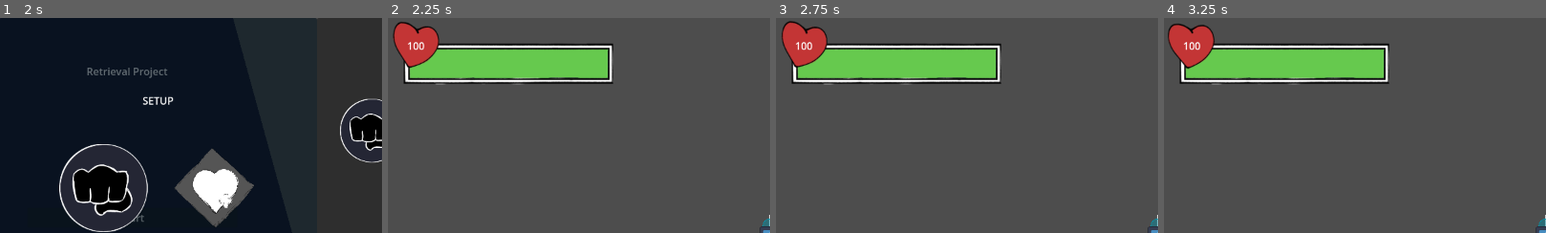
Above: before the commit, frames 1-4 (left to right).
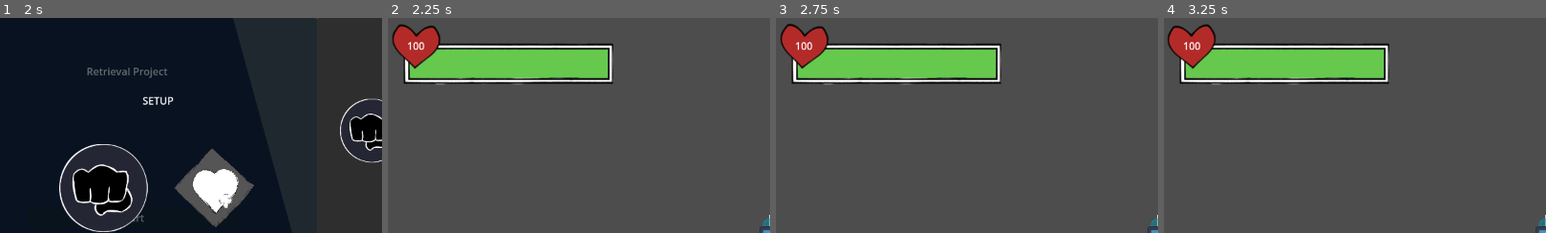
Above: after the commit, the same moments.

Repository: Normai11/gracearena
Game: Godot game, scene res://Scenes/Menus/Main/MainMenu.tscn
Same seed, same stepped clock (60 frames per second), same inputs: the game is played once before the commit and once after it. The engine's default icon, where the game draws it, is replaced by a stand-in: a white triangle on a blue panel in a dark square.
Inputs (mouse positions are % of the whole screen's width and height, from its top left):
- Up to frame 1 (2 s): click "Start" at 0.5 s; click "Start" at 1.25 s
- Up to frame 2 (2.25 s): click "BEGIN" at 2 s
- Up to frame 3 (2.75 s): no input
- Up to frame 4 (3.25 s): click (94, 85) at 2.75 s
The pictures show only the part of the screen within x 0-50%, y 0-50%; the shares and areas given below are measured in that part.

Frame 1 is identical in both runs. In frame 2, 0.6% of the frame differs, in the area x 1-14%, y 1-24%; in frame 3, 0.6%; in frame 4, 0.6%.
Error in both runs: Invalid access to property or key '0' on a base object of type 'Dictionary'. (res://Scripts/Characters/player.gd:87)

Commit message:
shield implementation
yesyses

Diff:
--- a/Scenes/Menus/inGame/playerGUI.tscn
+++ b/Scenes/Menus/inGame/playerGUI.tscn
@@ -7,6 +7,8 @@
 [ext_resource type="Texture2D" uid="uid://cipyroiff6wvk" path="res://Sprites/Menus/GUI/healthBar.png" id="3_6l8oc"]
 [ext_resource type="Texture2D" uid="uid://c0sdkkj6q8ri5" path="res://Sprites/Menus/GUI/healthOver.png" id="4_qpw34"]
 [ext_resource type="Texture2D" uid="uid://cgwhmc62rw32h" path="res://Sprites/Menus/GUI/healthDisplay.png" id="5_6l8oc"]
+[ext_resource type="Texture2D" uid="uid://c0t0cnf4kg6km" path="res://Sprites/Menus/GUI/healthDisplayArmorSegmentL.png" id="7_tnhqr"]
+[ext_resource type="Texture2D" uid="uid://dfaq11t0rrmj8" path="res://Sprites/Menus/GUI/healthDisplayArmorSegmentR.png" id="8_5g412"]
 
 [sub_resource type="Animation" id="Animation_qpw34"]
 length = 0.001
@@ -21,6 +23,66 @@
 "transitions": PackedFloat32Array(1),
 "update": 0,
 "values": [0.0]
+}
+tracks/1/type = "value"
+tracks/1/imported = false
+tracks/1/enabled = true
+tracks/1/path = NodePath("armorL:position")
+tracks/1/interp = 1
+tracks/1/loop_wrap = true
+tracks/1/keys = {
+"times": PackedFloat32Array(0),
+"transitions": PackedFloat32Array(1),
+"update": 0,
+"values": [Vector2(-53, -3)]
+}
+tracks/2/type = "value"
+tracks/2/imported = false
+tracks/2/enabled = true
+tracks/2/path = NodePath("armorR:position")
+tracks/2/interp = 1
+tracks/2/loop_wrap = true
+tracks/2/keys = {
+"times": PackedFloat32Array(0),
+"transitions": PackedFloat32Array(1),
+"update": 0,
+"values": [Vector2(84, -3)]
+}
+tracks/3/type = "value"
+tracks/3/imported = false
+tracks/3/enabled = true
+tracks/3/path = NodePath("armorL:self_modulate")
+tracks/3/interp = 1
+tracks/3/loop_wrap = true
+tracks/3/keys = {
+"times": PackedFloat32Array(0),
+"transitions": PackedFloat32Array(1),
+"update": 0,
+"values": [Color(1, 1, 1, 0)]
+}
+tracks/4/type = "value"
+tracks/4/imported = false
+tracks/4/enabled = true
+tracks/4/path = NodePath("armorR:self_modulate")
+tracks/4/interp = 1
+tracks/4/loop_wrap = true
+tracks/4/keys = {
+"times": PackedFloat32Array(0),
+"transitions": PackedFloat32Array(1),
+"update": 0,
+"values": [Color(1, 1, 1, 0)]
+}
+tracks/5/type = "value"
+tracks/5/imported = false
+tracks/5/enabled = true
+tracks/5/path = NodePath(".:self_modulate")
+tracks/5/interp = 1
+tracks/5/loop_wrap = true
+tracks/5/keys = {
+"times": PackedFloat32Array(0),
+"transitions": PackedFloat32Array(1),
+"update": 0,
+"values": [Color(1, 1, 1, 1)]
 }
 
 [sub_resource type="Animation" id="Animation_6l8oc"]
@@ -37,12 +99,144 @@
 "times": PackedFloat32Array(0, 0.25, 0.75, 1),
 "transitions": PackedFloat32Array(0.5, -2, 2, 0.5),
 "update": 0,
-"values": [0.0, 0.122173, -0.122173, 0.0]
+"values": [0.0, 0.0872665, -0.0872665, 0.0]
+}
+
+[sub_resource type="Animation" id="Animation_avm3h"]
+resource_name = "armorForm"
+length = 0.5
+step = 0.05
+tracks/0/type = "value"
+tracks/0/imported = false
+tracks/0/enabled = true
+tracks/0/path = NodePath("armorL:position")
+tracks/0/interp = 1
+tracks/0/loop_wrap = true
+tracks/0/keys = {
+"times": PackedFloat32Array(0, 0.5),
+"transitions": PackedFloat32Array(0.2, 1),
+"update": 0,
+"values": [Vector2(-53, -3), Vector2(-5, -3)]
+}
+tracks/1/type = "value"
+tracks/1/imported = false
+tracks/1/enabled = true
+tracks/1/path = NodePath("armorR:position")
+tracks/1/interp = 1
+tracks/1/loop_wrap = true
+tracks/1/keys = {
+"times": PackedFloat32Array(0, 0.5),
+"transitions": PackedFloat32Array(0.2, 1),
+"update": 0,
+"values": [Vector2(84, -3), Vector2(36, -3)]
+}
+tracks/2/type = "value"
+tracks/2/imported = false
+tracks/2/enabled = true
+tracks/2/path = NodePath("armorL:self_modulate")
+tracks/2/interp = 1
+tracks/2/loop_wrap = true
+tracks/2/keys = {
+"times": PackedFloat32Array(0, 0.2),
+"transitions": PackedFloat32Array(0.5, 1),
+"update": 0,
+"values": [Color(1, 1, 1, 0), Color(1, 1, 1, 1)]
+}
+tracks/3/type = "value"
+tracks/3/imported = false
+tracks/3/enabled = true
+tracks/3/path = NodePath("armorR:self_modulate")
+tracks/3/interp = 1
+tracks/3/loop_wrap = true
+tracks/3/keys = {
+"times": PackedFloat32Array(0, 0.2),
+"transitions": PackedFloat32Array(0.5, 1),
+"update": 0,
+"values": [Color(1, 1, 1, 0), Color(1, 1, 1, 1)]
+}
+tracks/4/type = "value"
+tracks/4/imported = false
+tracks/4/enabled = true
+tracks/4/path = NodePath(".:self_modulate")
+tracks/4/interp = 1
+tracks/4/loop_wrap = true
+tracks/4/keys = {
+"times": PackedFloat32Array(0, 0.3),
+"transitions": PackedFloat32Array(5.09824, 1),
+"update": 0,
+"values": [Color(1, 1, 1, 1), Color(1, 1, 1, 0)]
+}
+
+[sub_resource type="Animation" id="Animation_e8jls"]
+resource_name = "armorBreak"
+length = 0.3
+step = 0.05
+tracks/0/type = "value"
+tracks/0/imported = false
+tracks/0/enabled = true
+tracks/0/path = NodePath("armorL:self_modulate")
+tracks/0/interp = 1
+tracks/0/loop_wrap = true
+tracks/0/keys = {
+"times": PackedFloat32Array(0, 0.25),
+"transitions": PackedFloat32Array(0.2, 1),
+"update": 0,
+"values": [Color(1, 1, 1, 1), Color(1, 1, 1, 0)]
+}
+tracks/1/type = "value"
+tracks/1/imported = false
+tracks/1/enabled = true
+tracks/1/path = NodePath("armorR:self_modulate")
+tracks/1/interp = 1
+tracks/1/loop_wrap = true
+tracks/1/keys = {
+"times": PackedFloat32Array(0, 0.25),
+"transitions": PackedFloat32Array(0.2, 1),
+"update": 0,
+"values": [Color(1, 1, 1, 1), Color(1, 1, 1, 0)]
+}
+tracks/2/type = "value"
+tracks/2/imported = false
+tracks/2/enabled = true
+tracks/2/path = NodePath("armorL:position")
+tracks/2/interp = 1
+tracks/2/loop_wrap = true
+tracks/2/keys = {
+"times": PackedFloat32Array(0, 0.25),
+"transitions": PackedFloat32Array(0.2, 1),
+"update": 0,
+"values": [Vector2(-5, -3), Vector2(-53, -3)]
+}
+tracks/3/type = "value"
+tracks/3/imported = false
+tracks/3/enabled = true
+tracks/3/path = NodePath("armorR:position")
+tracks/3/interp = 1
+tracks/3/loop_wrap = true
+tracks/3/keys = {
+"times": PackedFloat32Array(0, 0.25),
+"transitions": PackedFloat32Array(0.2, 1),
+"update": 0,
+"values": [Vector2(36, -3), Vector2(84, -3)]
+}
+tracks/4/type = "value"
+tracks/4/imported = false
+tracks/4/enabled = true
+tracks/4/path = NodePath(".:self_modulate")
+tracks/4/interp = 1
+tracks/4/loop_wrap = true
+tracks/4/keys = {
+"times": PackedFloat32Array(0, 0.6),
+"transitions": PackedFloat32Array(3.86374, 1),
+"update": 0,
+"values": [Color(1, 1, 1, 1), Color(1, 1, 1, 1)]
 }
 
 [sub_resource type="AnimationLibrary" id="AnimationLibrary_7nmy6"]
 _data = {
 &"RESET": SubResource("Animation_qpw34"),
+&"armorBreak": SubResource("Animation_e8jls"),
+&"armorForm": SubResource("Animation_avm3h"),
 &"wiggle": SubResource("Animation_6l8oc")
 }
 
@@ -130,12 +324,34 @@
 texture = ExtResource("5_6l8oc")
 expand_mode = 1
 
+[node name="armorL" type="TextureRect" parent="HUDparent/Healthbar/Display"]
+self_modulate = Color(1, 1, 1, 0)
+layout_mode = 0
+offset_left = -5.0
+offset_top = -3.0
+offset_right = 44.0
+offset_bottom = 80.0
+texture = ExtResource("7_tnhqr")
+expand_mode = 1
+
+[node name="armorR" type="TextureRect" parent="HUDparent/Healthbar/Display"]
+self_modulate = Color(1, 1, 1, 0)
+layout_mode = 0
+offset_left = 36.0
+offset_top = -3.0
+offset_right = 85.0
+offset_bottom = 80.0
+texture = ExtResource("8_5g412")
+expand_mode = 1
+
 [node name="AnimationPlayer" type="AnimationPlayer" parent="HUDparent/Healthbar/Display"]
 libraries = {
 &"": SubResource("AnimationLibrary_7nmy6")
 }
 autoplay = "wiggle"
 speed_scale = 0.5
+next/armorBreak = &"wiggle"
+blend_times = [&"armorBreak", &"wiggle", 0.1, &"wiggle", &"armorForm", 0.1]
 
 [node name="Perks" type="GridContainer" parent="HUDparent"]
 layout_mode = 1
--- a/Scripts/Abilities/Perks/perkShield.gd
+++ b/Scripts/Abilities/Perks/perkShield.gd
@@ -1,6 +1,10 @@
 extends abilityTemp
+
+func formShield() -> void:
+	player.guiScene.shield_anim(true)
 
 func _ability_activate():
 	abDisplay._start_cooldown(cooldown)
 	player.iFrames = player.iFrameMax * 2
 	player.guiScene.update_health()
+	player.guiScene.shield_anim(false)
--- a/Scripts/Characters/player.gd
+++ b/Scripts/Characters/player.gd
@@ -99,6 +99,9 @@
 		vessel.player = self
 		vessel.abDisplay = child
 		addons.add_child(vessel)
+		if item == 3:
+			vessel.formShield()
+
 	#guiScene._refresh_perks()
 
 func trigger_ability(id):
--- a/Scripts/Menus/Main/abilitybutton.gd
+++ b/Scripts/Menus/Main/abilitybutton.gd
@@ -109,5 +109,8 @@
 	cdDisp.visible = false
 	perkCd.visible = false
 	abFunc.onCooldown = false
+	if inputID == 3:
+		abFunc.formShield()
+
 	#shader.set_shader_parameter("value", 0.0)
 	#shader.set_shader_parameter("exposure", 0.5)
--- a/Scripts/Menus/inGame/playerGUI.gd
+++ b/Scripts/Menus/inGame/playerGUI.gd
@@ -25,6 +25,12 @@
 	tween.tween_property(healthBar, "value", player.health, 0.2)
 	healthBar.get_child(0).text = str(int(player.health))
 
+func shield_anim(form : bool = true) -> void:
+	if form:
+		$HUDparent/Healthbar/Display/AnimationPlayer.play("armorForm")
+	else:
+		$HUDparent/Healthbar/Display/AnimationPlayer.play("armorBreak")
+
 #func _refresh_perks():
 	#for item in DataStore.playerData["Passives"]:
 		#var subject = perkLoad.instantiate()
Not shown: 1 places in Scenes/Menus/inGame/playerGUI.tscn that only renumber resources
Binary file changed: Sprites/Menus/GUI/healthDisplay.png
Binary file added: Sprites/Menus/GUI/healthDisplayArmorSegmentL.png
Not shown, added: Sprites/Menus/GUI/healthDisplayArmorSegmentL.png.import
Binary file added: Sprites/Menus/GUI/healthDisplayArmorSegmentR.png
Not shown, added: Sprites/Menus/GUI/healthDisplayArmorSegmentR.png.import
